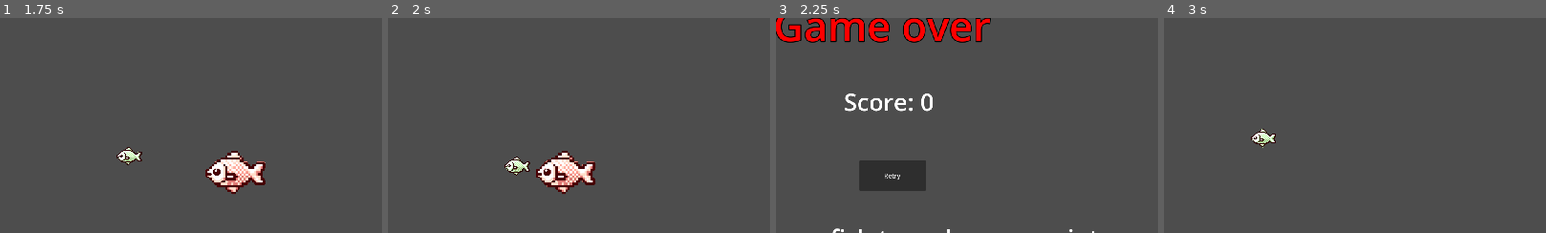
Above: before the commit, frames 1-4 (left to right).
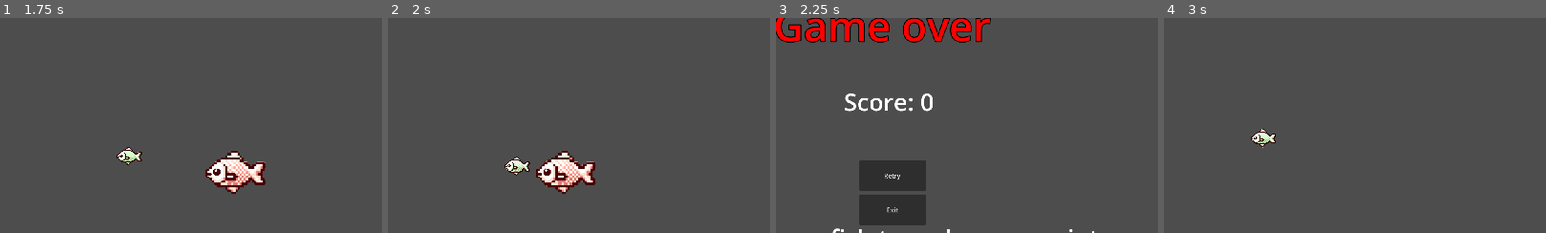
Above: after the commit, the same moments.

Repository: stuiterveer/Fish.
Game: Godot game, scene res://Levels/gameplay.tscn
Same seed, same stepped clock (60 frames per second), same inputs: the game is played once before the commit and once after it.
Inputs:
- Up to frame 1 (1.75 s): tap Enter at 0.5 s; hold D (right) 0.53-1.28 s; hold S (down) from 1.28 s (still down)
- Up to frame 2 (2 s): keep holding S (down)
- Up to frame 3 (2.25 s): release S (down) at 2.03 s; hold D (right) from 2.03 s (still down)
- Up to frame 4 (3 s): release D (right) at 2.75 s; click "Retry" at 2.75 s
The pictures show only the part of the screen within x 37-87%, y 22-72%; the shares and areas given below are measured in that part.

Frames 1-2 are identical in both runs. In frame 3, 2.5% of the frame differs, in the area x 21-40%, y 82-97%; in frame 4, nothing differs.

Commit message:
Make it possible to exit the game

Diff:
--- a/Levels/game_over.gd
+++ b/Levels/game_over.gd
@@ -13,5 +13,8 @@
 	GlobalVars.reset()
 	get_tree().change_scene_to_file("res://Levels/gameplay.tscn")
 
+func _on_exit_button_button_up():
+	get_tree().quit()
+
 func render_ui():
 	score_label.text = "Score: " + str(GlobalVars.player_score)
--- a/Levels/game_over.tscn
+++ b/Levels/game_over.tscn
@@ -59,4 +59,13 @@
 offset_bottom = 672.0
 text = "Retry"
 
+[node name="ExitButton" type="Button" parent="."]
+layout_mode = 0
+offset_left = 920.0
+offset_top = 681.0
+offset_right = 1087.0
+offset_bottom = 758.0
+text = "Exit"
+
 [connection signal="button_up" from="RetryButton" to="." method="_on_retry_button_button_up"]
+[connection signal="button_up" from="ExitButton" to="." method="_on_exit_button_button_up"]
